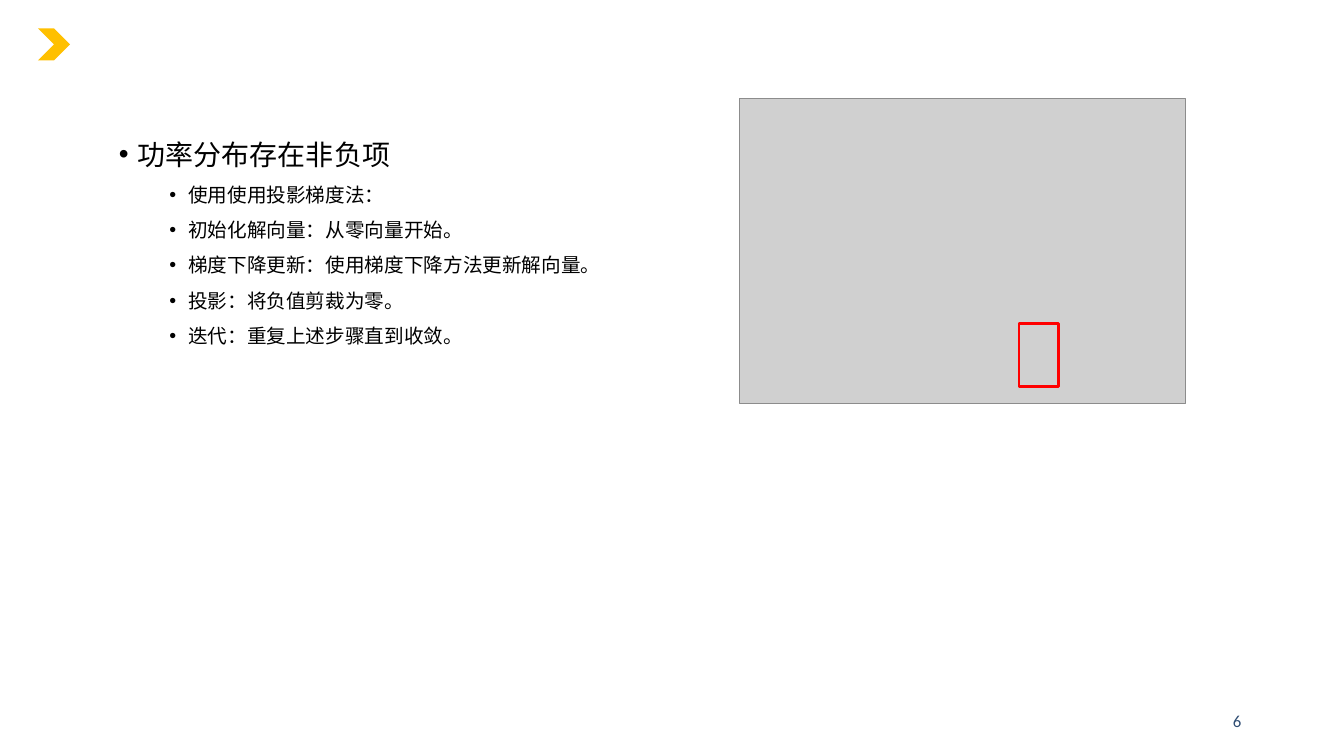
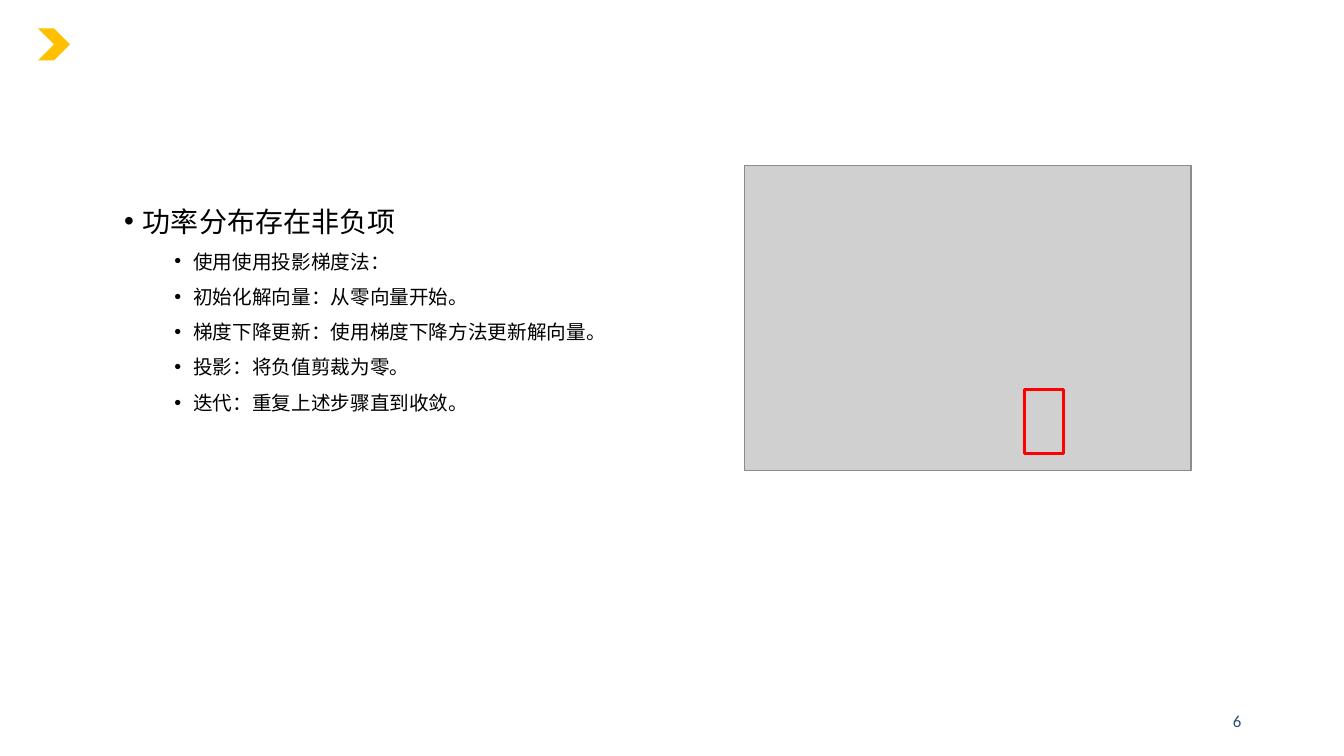
Before and after one commit to zhouhaozzz/MHCKF, a slide deck: slide 6 of 简介.pptx. Drawn at 1344x756 pixels with LibreOffice and Linux fonts; fonts in the diff are those of the drawing; grey boxes stand for pictures; background and template pictures are left out. Boxes give left, top, right and bottom in pixels: in the first picture for what was removed or moved away, otherwise in the second. Text is boxed around its words. In the diff, an @@ line names an element or a change of style, - is before the commit and + after.

```diff
--- a/简介.pptx
+++ b/简介.pptx
@@ 1 picture, 1 text, 1 rectangle: place and size @@
-1 picture, 1 text, 1 rectangle at [138, 99, 1187, 403]
+1 picture, 1 text, 1 rectangle at [143, 165, 1192, 470]
```
Also in this commit, not shown: 2 other slides changed, 3 slides added, 47 other files.
